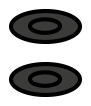
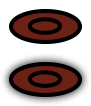
Two versions of the same layered image (91×106). Layer-by-layer changes:
"Farbfüllung 1": opacity 0% → 95% over [1, 13, 90, 106]
"Farbfüllung 1 Kopie": opacity 0% → 95% over [1, 13, 90, 106]
